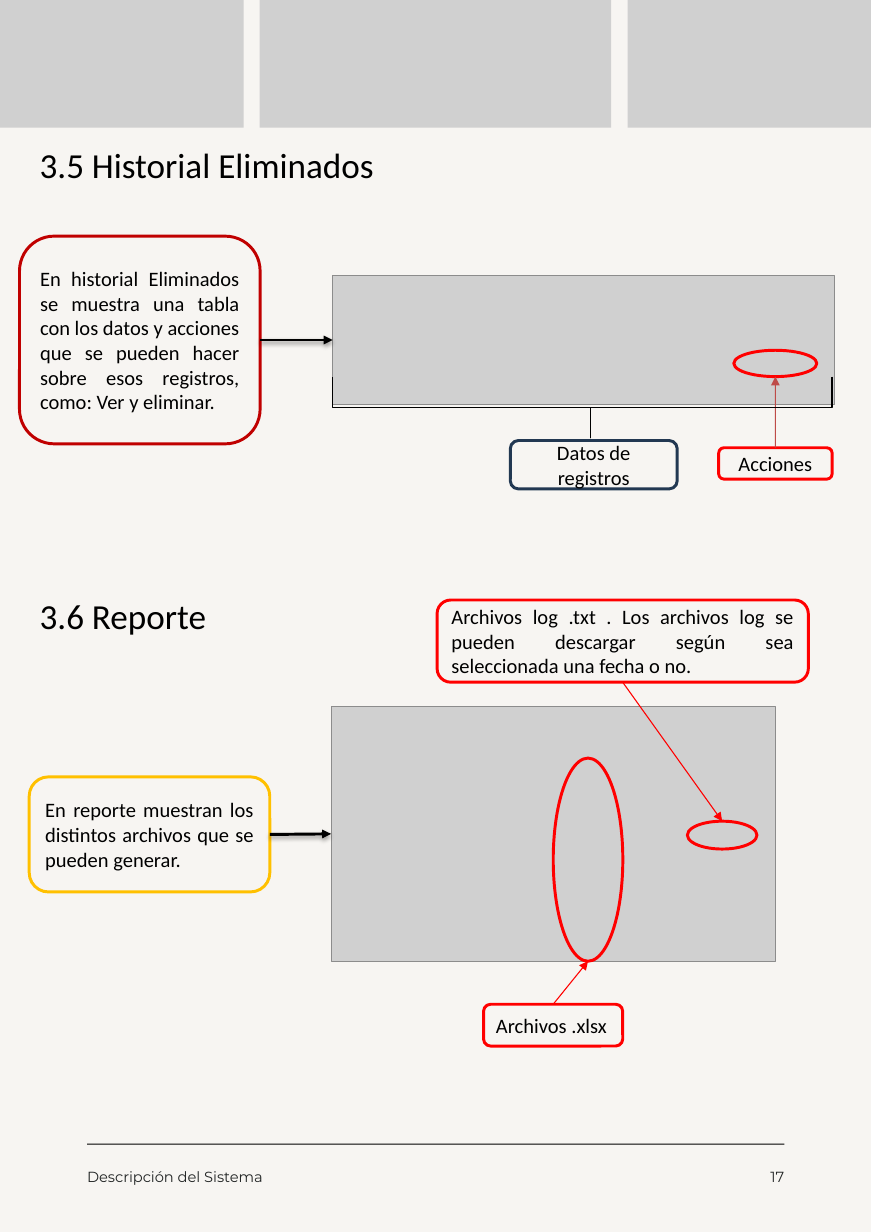
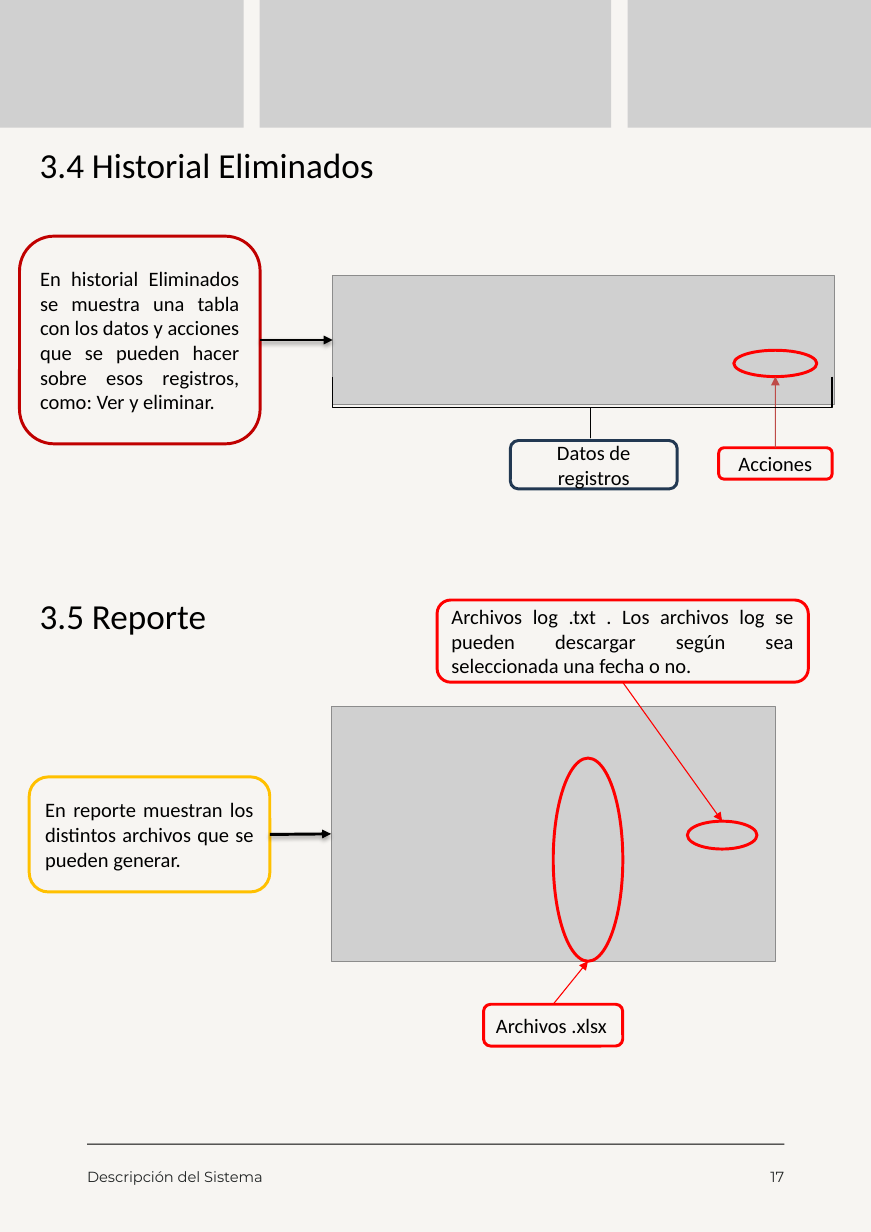
Before and after one commit to moreno-manuel/Pasantia-CVG-FMO, a slide deck: slide 17 of public/files/Manual de Usuario.pptx. Drawn at 871x1232 pixels with LibreOffice and Linux fonts; fonts in the diff are those of the drawing; grey boxes stand for pictures. Boxes give left, top, right and bottom in pixels: in the first picture for what was removed or moved away, otherwise in the second. Text is boxed around its words. In the diff, an @@ line names an element or a change of style, - is before the commit and + after.

```diff
--- a/public/files/Manual de Usuario.pptx
+++ b/public/files/Manual de Usuario.pptx
@@ text at [40, 153, 373, 179]: text changed @@
-3.5 Historial Eliminados
+3.4 Historial Eliminados
@@ text at [40, 606, 206, 635]: text changed @@
-3.6 Reporte
+3.5 Reporte
```
Also in this commit, not shown: 12 other slides changed, 1 other file.
